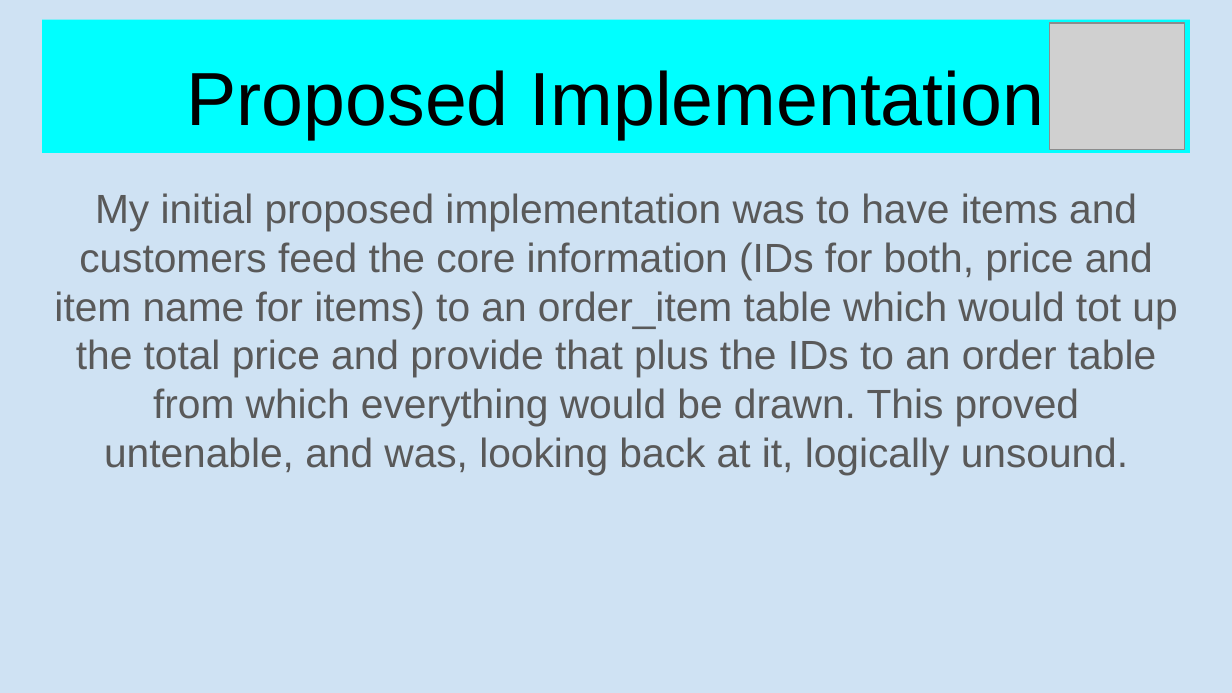
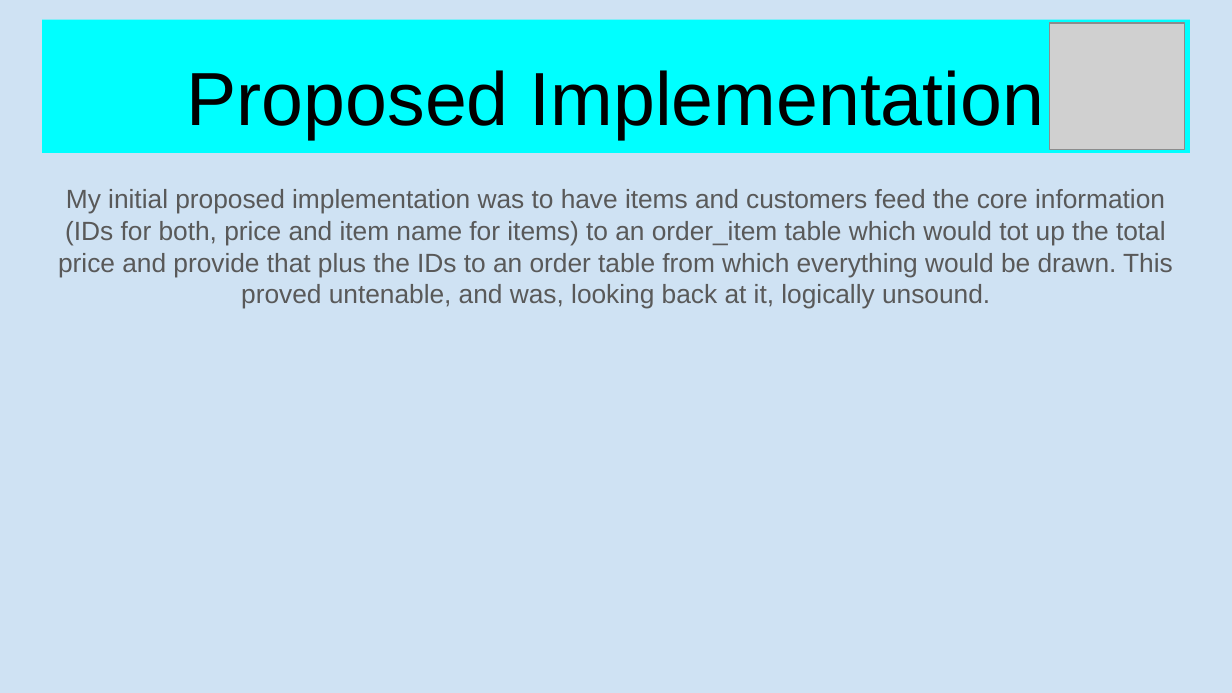
Before and after one commit to Rowanas/IMS, a slide deck: slide 5 of Supporting Documentation/Presentation/W5P Presentation.pptx. Drawn at 1232x693 pixels with LibreOffice and Linux fonts; fonts in the diff are those of the drawing; grey boxes stand for pictures. Boxes give left, top, right and bottom in pixels: in the first picture for what was removed or moved away, otherwise in the second. Text is boxed around its words. In the diff, an @@ line names an element or a change of style, - is before the commit and + after.

```diff
--- a/Supporting Documentation/Presentation/W5P Presentation.pptx
+++ b/Supporting Documentation/Presentation/W5P Presentation.pptx
@@ text "My initial proposed implementation was ..." at bbox=[58, 189, 1173, 309]: size 23.8 to 15.4 pt @@
```
Also in this commit, not shown: 7 other slides changed, 32 other files.
